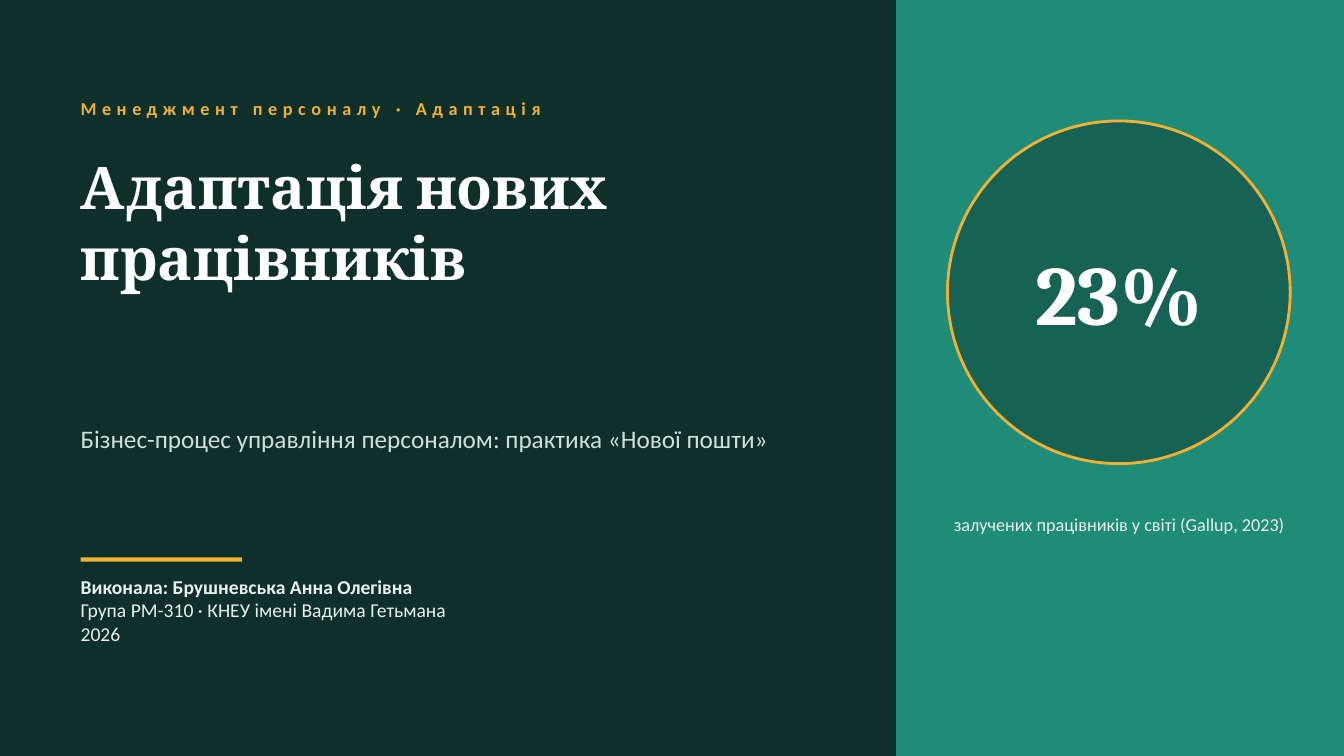
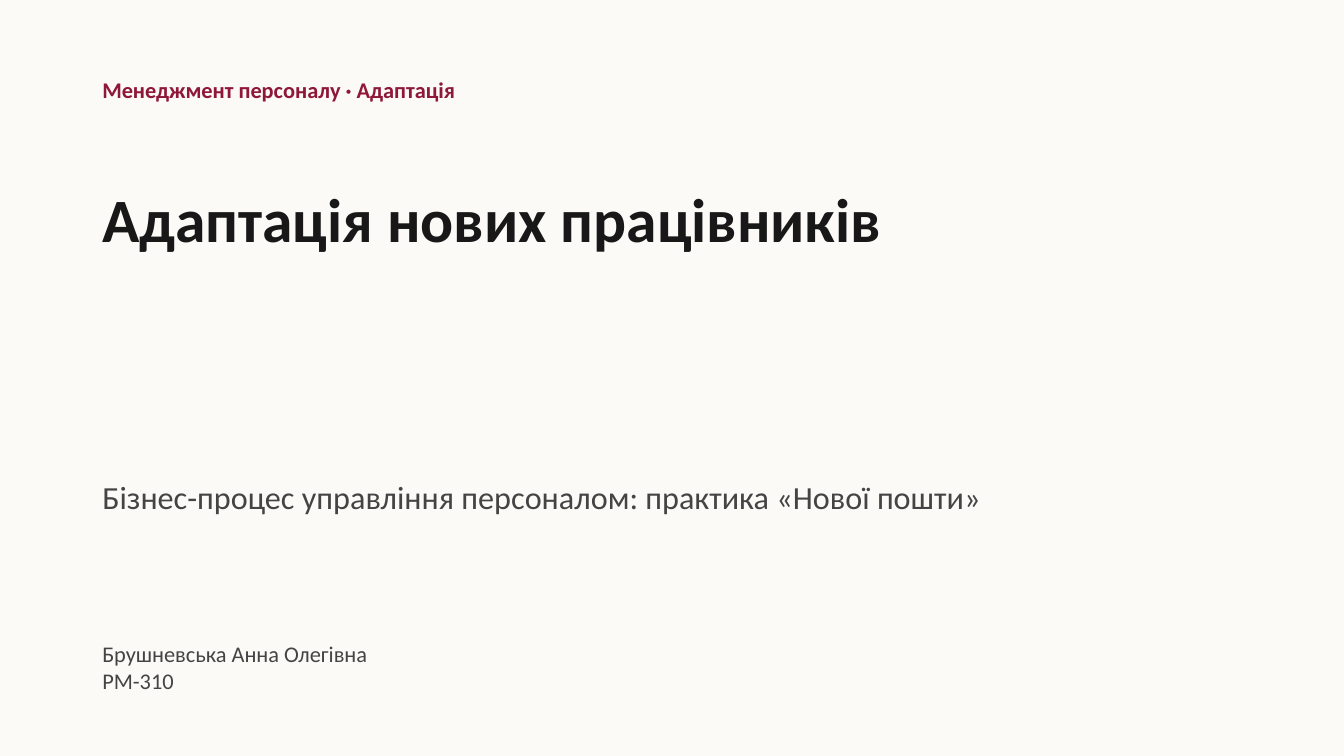
Before and after one commit to Storozh-007/anya-tasks, a slide deck: slide 1 of files/management/Брушневська_Анна_Менеджмент_презентація_для_захисту.pptx. Drawn at 1344x756 pixels with LibreOffice and Linux fonts; fonts in the diff are those of the drawing. Boxes give left, top, right and bottom in pixels: in the first picture for what was removed or moved away, otherwise in the second. Text is boxed around its words. In the diff, an @@ line names an element or a change of style, - is before the commit and + after.

```diff
--- a/files/management/Брушневська_Анна_Менеджмент_презентація_для_захисту.pptx
+++ b/files/management/Брушневська_Анна_Менеджмент_презентація_для_захисту.pptx
@@ background #0E2F2A to #FBFAF7 @@
@@ rectangle removed at [897,0,1344,756] @@
@@ text "Менеджмент персоналу · Адаптація": place and size @@
-text "Менеджмент персоналу · Адаптація" at [81,102,541,118]
+text "Менеджмент персоналу · Адаптація" at [102,82,455,102]
@@ text "Менеджмент персоналу · Адаптація" at [102,82,455,102]: size 13 to 16 pt, text colour #F2B134 to #8F1838, letter spacing 4 to 0 pt; vertical alignment middle to top @@
@@ ellipse removed at [948,121,1291,464] @@
@@ text "Адаптація нових працівників": place and size @@
-text "Адаптація нових працівників" at [81,163,608,294]
+text "Адаптація нових працівників" at [102,198,881,252]
@@ text "Адаптація нових працівників" at [102,198,881,252]: size 42 to 44 pt, font Cambria to Calibri, text colour #FFFFFF to #181818 @@
@@ text removed at [1035,267,1202,327] @@
-23%
@@ text "Бізнес-процес управління персоналом: практика «Нової ...": place and size @@
-text "Бізнес-процес управління персоналом: практика «Нової ..." at [81,430,768,452]
+text "Бізнес-процес управління персоналом: практика «Нової ..." at [102,487,981,515]
@@ text "Бізнес-процес управління персоналом: практика «Нової ..." at [102,487,981,515]: size 18 to 23 pt, text colour #CFE0DC to #444444 @@
@@ text removed at [954,518,1284,534] @@
-залучених працівників у світі (Gallup, 2023)
@@ line removed from (81, 560) to (242, 560) @@
@@ text at [102,646,367,689]: text changed; size 14 to 16 pt; text colour #E8F1EF to #444444 @@
-Виконала: Брушневська Анна Олегівна
-Група РМ-310 · КНЕУ імені Вадима Гетьмана
-2026
+Брушневська Анна Олегівна
+РМ-310
```
Also in this commit, not shown: 14 other slides changed, 3 slides removed, 3 other files.
